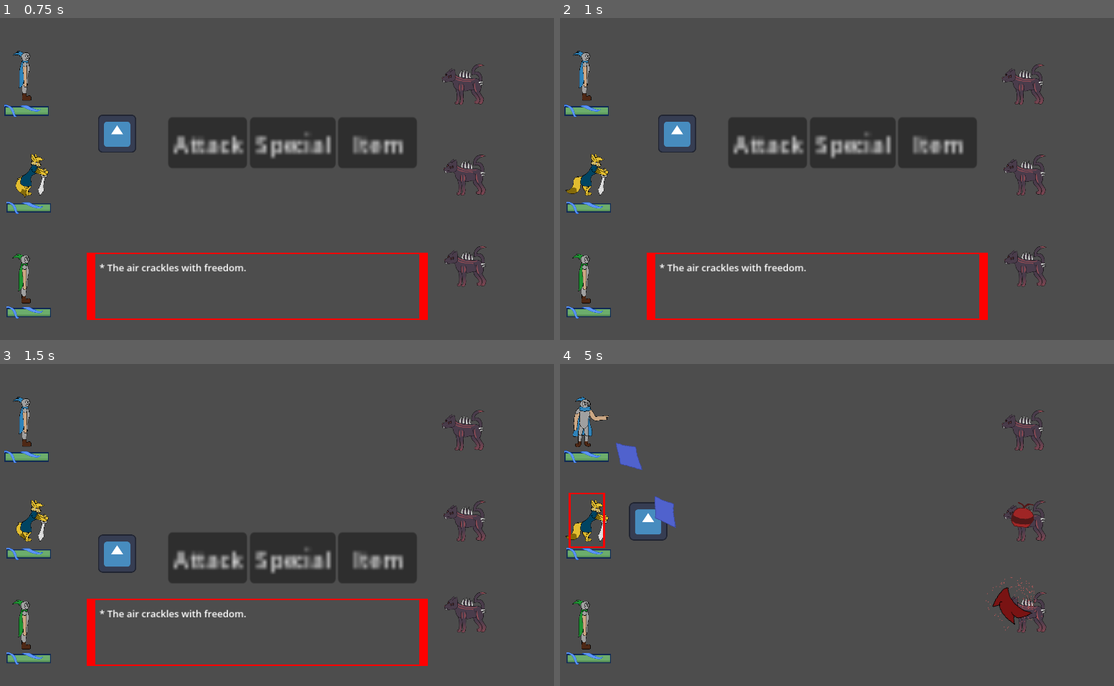
Above: before the commit, frames 1-4 (two rows, left to right).
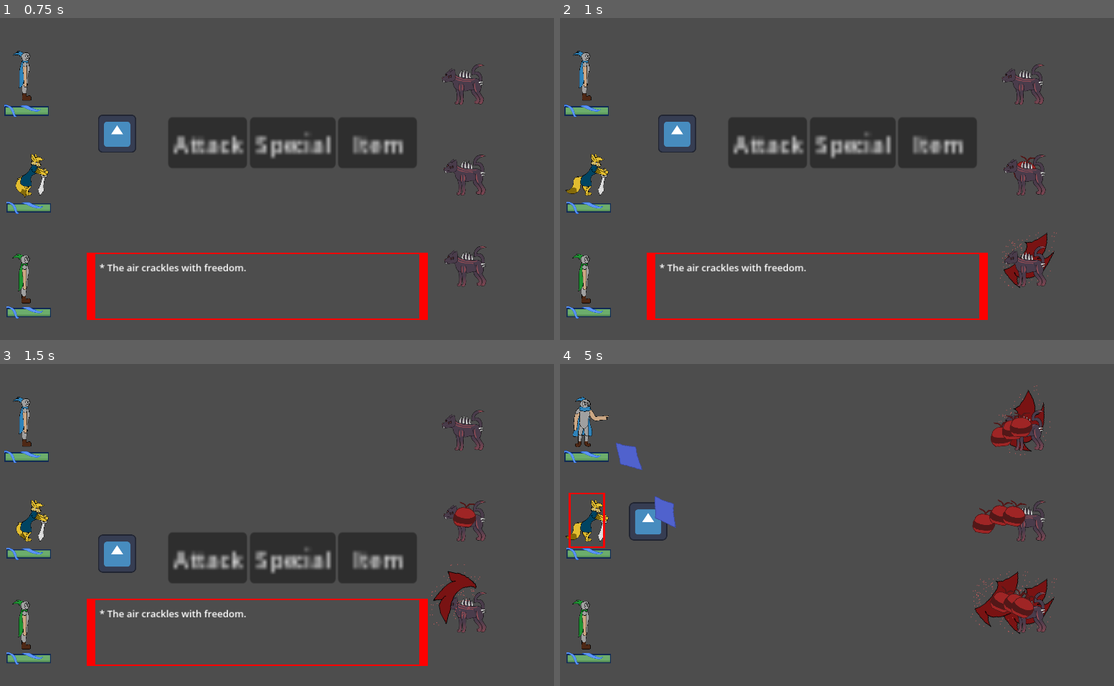
Above: after the commit, the same moments.

Repository: TheWorstGithubUser/fuora--untold-stories-v2
Game: Godot game, scene res://Scenes/Battle/battle.tscn
Same seed, same stepped clock (60 frames per second), same inputs: the game is played once before the commit and once after it. The project has no main scene, so this scene is started directly. The engine's default icon, where the game draws it, is replaced by a stand-in: a white triangle on a blue panel in a dark square.
Inputs (mouse positions are in pixels of both pictures, inside the frame that each line leads up to):
- Up to frame 1 (0.75 s): click "Attack" at 0.5 s
- Up to frame 2 (1 s): no input
- Up to frame 3 (1.5 s): click "Attack" at 1.25 s
- Up to frame 4 (5 s): click "Attack" at 2 s; move the mouse to (953, 508) at 2.77 s; hold Right (ui_right) 2.78-3.53 s; click (953, 508) at 2.92 s; tap Z (ui_select) at 3.02, 3.77 s; move the mouse to (715, 541) at 3.52 s; hold Down (ui_down) 3.53-4.28 s; click (715, 541) at 3.67 s; move the mouse to (886, 454) at 4.27 s; hold Right (ui_right) from 4.28 s (still down); click (886, 454) at 4.42 s

Frame 1 is identical in both runs. In frame 2, 0.4% of the frame differs, in the area x 79-90%, y 42-84%; in frame 3, 0.7%; in frame 4, 2.5%, in the area x 74-90%, y 6-84%.

Commit message:
Failure/Win screens
Implemented Failure and Win Screens

Diff:
--- a/Scenes/Battle/Bullets/bullet_tank.tscn
+++ b/Scenes/Battle/Bullets/bullet_tank.tscn
@@ -58,7 +58,7 @@
 scale = Vector2(1.98887, 2.17139)
 sprite_frames = SubResource("SpriteFrames_fsiyg")
 animation = &"Malhound"
-frame_progress = 0.110905
+frame_progress = 0.887577
 
 [connection signal="body_entered" from="." to="." method="_on_body_entered"]
 [connection signal="area_entered" from="Area2D" to="." method="_on_area_2d_area_entered"]
--- a/Scenes/Battle/battle.tscn
+++ b/Scenes/Battle/battle.tscn
@@ -82,10 +82,12 @@
 [node name="enemy_btl2" parent="Enemies" node_paths=PackedStringArray("abilityDict") groups=["BattleHitbox"] instance=ExtResource("4_ba1v5")]
 position = Vector2(1622, 508)
 abilityDict = NodePath("../enemyAbility_Dict")
+positionID = 1
 
 [node name="enemy_btl3" parent="Enemies" node_paths=PackedStringArray("abilityDict") groups=["BattleHitbox"] instance=ExtResource("4_ba1v5")]
 position = Vector2(1624, 814)
 abilityDict = NodePath("../enemyAbility_Dict")
+positionID = 2
 
 [node name="enemyAbility_Dict" type="Node" parent="Enemies"]
 script = ExtResource("6_ps050")
--- /dev/null
+++ b/Scenes/Demo Scenes/GameOver.tscn
@@ -0,0 +1,84 @@
+[gd_scene load_steps=11 format=3 uid="uid://c6ogepiepo1n8"]
+
+[ext_resource type="Texture2D" uid="uid://gx7mj728ldrm" path="res://Assets/Overworld/Characters/Kota/kota_battle_idle_2_resized1.png" id="1_osfyf"]
+[ext_resource type="Texture2D" uid="uid://dahlgvkvmvshh" path="res://Assets/Overworld/Characters/Kota/kota_battle_idle_2_resized2.png" id="2_xlr5c"]
+[ext_resource type="Texture2D" uid="uid://n4cbjk8alpee" path="res://Assets/Overworld/Characters/Kota/kota_battle_idle_2_resized3.png" id="3_xy3o1"]
+[ext_resource type="Texture2D" uid="uid://csuu626ct2sma" path="res://Assets/Overworld/Characters/Kota/kota_battle_idle_2_resized4.png" id="4_xg4pe"]
+[ext_resource type="Texture2D" uid="uid://5fl0478i3ldw" path="res://Assets/Overworld/Enemies/MalhoundButLikeSmaller.png" id="5_qog48"]
+[ext_resource type="Texture2D" uid="uid://bhxitjfx4m6ki" path="res://Assets/Overworld/Characters/Knight Placeholder/knight_green_think.png" id="6_prrtg"]
+[ext_resource type="Texture2D" uid="uid://dbs0krnyxjmjg" path="res://Assets/Battle/Bullets/Python1.png" id="7_7t0ev"]
+[ext_resource type="AudioStream" uid="uid://dynef2bth8cgi" path="res://Assets/Sound/mus_gameover.ogg" id="8_7uaev"]
+[ext_resource type="Script" path="res://Scenes/Demo Scenes/demoRetryButton.gd" id="9_lkqbt"]
+
+[sub_resource type="SpriteFrames" id="SpriteFrames_jags2"]
+animations = [{
+"frames": [{
+"duration": 1.0,
+"texture": ExtResource("1_osfyf")
+}, {
+"duration": 1.0,
+"texture": ExtResource("2_xlr5c")
+}, {
+"duration": 1.0,
+"texture": ExtResource("3_xy3o1")
+}, {
+"duration": 1.0,
+"texture": ExtResource("4_xg4pe")
+}],
+"loop": true,
+"name": &"default",
+"speed": 5.0
+}]
+
+[node name="Victory" type="Node2D"]
+
+[node name="AnimatedSprite2D" type="AnimatedSprite2D" parent="."]
+position = Vector2(280, 569)
+scale = Vector2(1.92478, 2.06824)
+sprite_frames = SubResource("SpriteFrames_jags2")
+
+[node name="RichTextLabel" type="RichTextLabel" parent="."]
+offset_left = 514.0
+offset_top = 2.0
+offset_right = 670.0
+offset_bottom = 58.0
+scale = Vector2(5.56398, 6.08104)
+text = "	   Battle lost..."
+
+[node name="MalhoundButLikeSmaller" type="Sprite2D" parent="."]
+position = Vector2(1546, 546)
+scale = Vector2(2.06415, 2.06415)
+texture = ExtResource("5_qog48")
+
+[node name="KnightGreenThink" type="Sprite2D" parent="."]
+position = Vector2(529, 856)
+scale = Vector2(2.0522, 2.0522)
+texture = ExtResource("6_prrtg")
+
+[node name="Python1" type="Sprite2D" parent="."]
+position = Vector2(70, 299)
+scale = Vector2(1.79375, 1.79375)
+texture = ExtResource("7_7t0ev")
+
+[node name="AudioStreamPlayer2D" type="AudioStreamPlayer2D" parent="."]
+stream = ExtResource("8_7uaev")
+autoplay = true
+
+[node name="Button" type="Button" parent="."]
+offset_left = 663.0
+offset_top = 161.0
+offset_right = 750.0
+offset_bottom = 192.0
+scale = Vector2(6.47755, 6.06066)
+text = "Try again?"
+script = ExtResource("9_lkqbt")
+
+[node name="AudioListener2D" type="AudioListener2D" parent="."]
+current = true
+
+[node name="AudioStreamPlayer2D" type="AudioStreamPlayer2D" parent="AudioListener2D"]
+stream = ExtResource("8_7uaev")
+autoplay = true
+stream_paused = true
+
+[connection signal="pressed" from="Button" to="Button" method="_on_pressed"]
--- /dev/null
+++ b/Scenes/Demo Scenes/Victory.tscn
@@ -0,0 +1,79 @@
+[gd_scene load_steps=11 format=3 uid="uid://b7betkp6hpe1k"]
+
+[ext_resource type="Texture2D" uid="uid://gx7mj728ldrm" path="res://Assets/Overworld/Characters/Kota/kota_battle_idle_2_resized1.png" id="1_2615q"]
+[ext_resource type="Texture2D" uid="uid://dahlgvkvmvshh" path="res://Assets/Overworld/Characters/Kota/kota_battle_idle_2_resized2.png" id="2_urv75"]
+[ext_resource type="Texture2D" uid="uid://n4cbjk8alpee" path="res://Assets/Overworld/Characters/Kota/kota_battle_idle_2_resized3.png" id="3_ffqci"]
+[ext_resource type="Texture2D" uid="uid://csuu626ct2sma" path="res://Assets/Overworld/Characters/Kota/kota_battle_idle_2_resized4.png" id="4_78mlk"]
+[ext_resource type="Texture2D" uid="uid://5fl0478i3ldw" path="res://Assets/Overworld/Enemies/MalhoundButLikeSmaller.png" id="5_uy0rh"]
+[ext_resource type="Texture2D" uid="uid://bhxitjfx4m6ki" path="res://Assets/Overworld/Characters/Knight Placeholder/knight_green_think.png" id="6_1bg1t"]
+[ext_resource type="Texture2D" uid="uid://dbs0krnyxjmjg" path="res://Assets/Battle/Bullets/Python1.png" id="7_orljw"]
+[ext_resource type="AudioStream" uid="uid://il21n7uepqhk" path="res://Assets/Sound/castle_funk_long.ogg" id="8_yqj8p"]
+[ext_resource type="Script" path="res://Scenes/Demo Scenes/demoRetryButton.gd" id="9_lx85k"]
+
+[sub_resource type="SpriteFrames" id="SpriteFrames_jags2"]
+animations = [{
+"frames": [{
+"duration": 1.0,
+"texture": ExtResource("1_2615q")
+}, {
+"duration": 1.0,
+"texture": ExtResource("2_urv75")
+}, {
+"duration": 1.0,
+"texture": ExtResource("3_ffqci")
+}, {
+"duration": 1.0,
+"texture": ExtResource("4_78mlk")
+}],
+"loop": true,
+"name": &"default",
+"speed": 5.0
+}]
+
+[node name="Victory" type="Node2D"]
+
+[node name="AnimatedSprite2D" type="AnimatedSprite2D" parent="."]
+position = Vector2(280, 569)
+scale = Vector2(1.92478, 2.06824)
+sprite_frames = SubResource("SpriteFrames_jags2")
+
+[node name="RichTextLabel" type="RichTextLabel" parent="."]
+offset_left = 514.0
+offset_top = 2.0
+offset_right = 670.0
+offset_bottom = 58.0
+scale = Vector2(5.56398, 6.08104)
+text = "	   Battle won!
+Thanks for playing!"
+
+[node name="MalhoundButLikeSmaller" type="Sprite2D" parent="."]
+position = Vector2(1546, 546)
+scale = Vector2(2.06415, 2.06415)
+texture = ExtResource("5_uy0rh")
+
+[node name="KnightGreenThink" type="Sprite2D" parent="."]
+position = Vector2(529, 856)
+scale = Vector2(2.0522, 2.0522)
+texture = ExtResource("6_1bg1t")
+
+[node name="Python1" type="Sprite2D" parent="."]
+position = Vector2(70, 299)
+scale = Vector2(1.79375, 1.79375)
+texture = ExtResource("7_orljw")
+
+[node name="Button" type="Button" parent="."]
+offset_left = 652.0
+offset_top = 356.0
+offset_right = 746.0
+offset_bottom = 387.0
+scale = Vector2(6.47755, 6.06066)
+text = "Play again?"
+script = ExtResource("9_lx85k")
+
+[node name="AudioListener2D" type="AudioListener2D" parent="."]
+
+[node name="AudioStreamPlayer2D" type="AudioStreamPlayer2D" parent="AudioListener2D"]
+stream = ExtResource("8_yqj8p")
+autoplay = true
+
+[connection signal="pressed" from="Button" to="Button" method="_on_pressed"]
--- /dev/null
+++ b/Scenes/Demo Scenes/demoRetryButton.gd
@@ -0,0 +1,15 @@
+extends Button
+
+
+# Called when the node enters the scene tree for the first time.
+func _ready() -> void:
+	pass # Replace with function body.
+
+
+# Called every frame. 'delta' is the elapsed time since the previous frame.
+func _process(delta: float) -> void:
+	pass
+
+
+func _on_pressed() -> void:
+	get_tree().change_scene_to_file("res://Scenes/Battle/battle.tscn")
--- a/Scenes/dictionary.tscn
+++ b/Scenes/dictionary.tscn
@@ -192,7 +192,7 @@
 sprite_frames = SubResource("SpriteFrames_1f7wm")
 animation = &"Idle"
 autoplay = "Idle"
-frame_progress = 0.909479
+frame_progress = 0.621378
 
 [node name="Abilities" type="Node" parent="."]
 
--- a/Scripts/Battle/Bullets/bullet_python.gd
+++ b/Scripts/Battle/Bullets/bullet_python.gd
@@ -2,11 +2,11 @@
 
 var segment : String
 var cursorPosition : Vector2
-var speed = 250
+var speed = 750
 var allied = true # constant
 var direction : Vector2
-var health = 1 # Actually just serves as damage to other nodes... oopsie
-var damage = 2
+var health = 999 # Actually just serves as damage to other nodes... oopsie
+var damage = 999
 var head
 var body
 var tail
--- a/Scripts/Battle/Bullets/bullet_wall.gd
+++ b/Scripts/Battle/Bullets/bullet_wall.gd
@@ -18,7 +18,7 @@
 
 func _ready() -> void:
 	direction = find_direction()
-	look_at(target)
+	#look_at(target)
 
 func _physics_process(delta):
 	if(!check_distances(self.position, target, 1) and fadeTime >= 5 and hit_target == false):
--- a/Scripts/Battle/enemy_btl.gd
+++ b/Scripts/Battle/enemy_btl.gd
@@ -14,21 +14,20 @@
 func _ready() -> void:
 	rng.randomize()
 	if(enemyID != -1):
+		EnemyDict.addToParty(enemyID, positionID)
 		var enemy = EnemyDict.getEnemyAt(enemyID)
 		animatedSprite.set_sprite_frames(enemy.animatedSprite)
 		animatedSprite.play("Idle")
-		#abilityDict.abilityTest(self.position)
-		#abilityDict.bullet_rain(Vector2(2300, -150))
-		#abilityDict.bullet_explode(self.position)
 	else:
 		# TODO: This enemies existence should be ignored
 		# It shouldn't take damage, perform its turn, etc
 		pass
 
 @onready var timer = 0
-var cooldown = 4
+var cooldown = 1
 func _process(delta: float) -> void:
 	if(health <= 0):
+		EnemyDict.removeFromParty(positionID)
 		queue_free()
 	timer += delta
 	if(timer >= cooldown):
--- a/Scripts/Battle/player_abil_dict.gd
+++ b/Scripts/Battle/player_abil_dict.gd
@@ -15,21 +15,22 @@
 func _process(delta: float) -> void:
 	pass
 
-func fireAbility(ID : int, origin_position, mouse_position) -> void:
+func fireAbility(ID : int, origin_position, mouse_position, characterID) -> void:
 	# TODO: Make it so the ability used is dependent on the ability in that party members ability slot
 	if(ID == 0):
-		pythonAttack(origin_position)
+		pythonAttack(origin_position, characterID)
 	elif(ID == 1):
-		shieldWall(origin_position, mouse_position)
+		shieldWall(origin_position, mouse_position, characterID)
 	elif(ID == 2):
-		abilityTest(origin_position, mouse_position)
+		abilityTest(origin_position, mouse_position, characterID)
 	elif(ID == 3):
-		abilityTest(origin_position, mouse_position)
+		abilityTest(origin_position, mouse_position, characterID)
 	elif(ID == 4):
-		abilityTest(origin_position, mouse_position)
+		abilityTest(origin_position, mouse_position, characterID)
 # TODO: All bullets will be deleted at the end of a turn so long as they are a child of the Bullets node
 #region abilities
-func abilityTest(origin_position : Vector2, mouse_position : Vector2) -> void:
+func abilityTest(origin_position : Vector2, mouse_position : Vector2, ID : int) -> void:
+	CharacterDict.setCooldown(ID, 5)
 	# Spawn in a few bullets with some variance to their direction and slight timing differences
 	var target = mouse_position
 	var offset = 75
@@ -66,9 +67,12 @@
 	bullet3.speed = speed
 	add_child(bullet3)
 
-func pythonAttack(origin_position : Vector2) -> void:
+func pythonAttack(origin_position : Vector2, ID : int) -> void:
+	# Set cooldown to a bajillion
+	CharacterDict.setCooldown(ID, 999)
 	# Summon Python information node
 	var pythonInformation = pythonInfo.instantiate()
+	pythonInformation.userID = ID
 	add_child(pythonInformation)
 	# Summon Python
 	var pythonHead = python.instantiate()
@@ -88,8 +92,8 @@
 	pythonTail.body = pythonBody
 	pythonInformation.add_child(pythonTail)
 
-
-func shieldWall(origin_position : Vector2, mouse_position : Vector2) -> void:
+func shieldWall(origin_position : Vector2, mouse_position : Vector2, ID : int) -> void:
+	CharacterDict.setCooldown(ID, 5)
 	var shieldWall = shield.instantiate()
 	shieldWall.position = origin_position
 	shieldWall.target = mouse_position
--- a/Scripts/Battle/player_control.gd
+++ b/Scripts/Battle/player_control.gd
@@ -47,9 +47,8 @@
 						if(party1Selection <= 5): # Special 1-4 and basic attack
 							# find the ability, fire it, and reset
 							var abilityID = currentPartyMember.abil_list[party1Selection-1]
-							abil_dict.fireAbility(abilityID, party1Position, cursorPosition)
+							abil_dict.fireAbility(abilityID, party1Position, cursorPosition, currentPartyMember.ID)
 							partyMemberIsAttacking = false
-							currentPartyMember.cooldown = 5 #TODO: Make this vary based on the ability used
 							anim_controller.changeAnimation(currentActiveParty, "Attack")
 							#TODO: Allow for special animations that may vary depending on the ability used
 						elif(party1Selection == 6): # Item
@@ -60,9 +59,8 @@
 						if(party2Selection <= 5): # Special 1-4 and basic attack
 							# find the ability, fire it, and reset
 							var abilityID = currentPartyMember.abil_list[party2Selection-1]
-							abil_dict.fireAbility(abilityID, party2Position, cursorPosition)
+							abil_dict.fireAbility(abilityID, party2Position, cursorPosition, currentPartyMember.ID)
 							partyMemberIsAttacking = false
-							currentPartyMember.cooldown = 5 #TODO: Make this vary based on the ability used
 							anim_controller.changeAnimation(currentActiveParty, "Attack")
 							#TODO: Allow for special animations that may vary depending on the ability used
 						elif(party1Selection == 6): # Item
@@ -73,9 +71,8 @@
 						if(party3Selection <= 5): # Special 1-4 and basic attack
 							# find the ability, fire it, and reset
 							var abilityID = currentPartyMember.abil_list[party3Selection-1]
-							abil_dict.fireAbility(abilityID, party3Position, cursorPosition)
+							abil_dict.fireAbility(abilityID, party3Position, cursorPosition, currentPartyMember.ID)
 							partyMemberIsAttacking = false
-							currentPartyMember.cooldown = 5 #TODO: Make this vary based on the ability used
 							anim_controller.changeAnimation(currentActiveParty, "Attack")
 							#TODO: Allow for special animations that may vary depending on the ability used
 						elif(party1Selection == 6): # Item
--- a/Scripts/Battle/python_parent.gd
+++ b/Scripts/Battle/python_parent.gd
@@ -2,10 +2,12 @@
 
 # Holds Python's information, updated by each segment of Python
 var health = 10
+var userID = -1
 
 func _ready() -> void:
 	pass
 
 func _process(delta: float) -> void:
 	if(health <= 0):
+		CharacterDict.setCooldown(userID, 3)
 		queue_free()
--- a/Scripts/Battle/signal_bus_btl.gd
+++ b/Scripts/Battle/signal_bus_btl.gd
@@ -13,7 +13,6 @@
 		CharacterDict.getCharacterAt(nextMoron).health -= damage # deal damage
 		healthCheck.emit()
 
-
 func _on_party_battle_phase_start() -> void:
 	print("The battle is started")
 	battlePhaseChange.emit()
--- a/Scripts/Global/character_dict.gd
+++ b/Scripts/Global/character_dict.gd
@@ -13,7 +13,7 @@
 	var cooldown = float(0.0)
 
 # Array for finding characters
-var Characters = [0, 0, 0, 0, 0, 0, 0, 0, 0, 0, 0, 0, 0, 0] # idk how to set array lengths
+var Characters = [0, 0, 0, 0, 0, 0, 0, 0, 0, 0, 0, 0, 0, 0] # holds Characters
 var party = [1, 3, 2] # Holds character IDs
 # Default value for party is -1, which means no character is currently using that slot
 
@@ -77,8 +77,17 @@
 	print("Error: Party member not in the party. Selected ID was " + str(ID))
 	return -1
 
+func setCooldown(ID: int, cooldown: float) -> void:
+	getCharacterAt(ID).cooldown = cooldown
+
+var allPartyMembersDefeated = false
 func _process(delta : float) -> void:
+	allPartyMembersDefeated = true
 	for CharacterID in self.party:
 		var character = getCharacterAt(getCharacterInParty(CharacterID-1))
+		if(character.health >= 0):
+			allPartyMembersDefeated = false
 		if(character.cooldown > 0):		# Note for programming: cooldown will only be 0 on frame 1, and then never again
 			character.cooldown -= delta
+	if(allPartyMembersDefeated):
+		get_tree().change_scene_to_file("res://Scenes/Demo Scenes/GameOver.tscn")
--- a/Scripts/Global/enemy_dict.gd
+++ b/Scripts/Global/enemy_dict.gd
@@ -10,6 +10,7 @@
 
 var Enemies = [0, 0, 0, 0, 0, 0, 0, 0, 0, 0, 0] # idk how to size arrays
 var enemyParty = [-1, -1, -1]
+var allEnemiesDefeated = false
 
 func _ready() -> void:
 	#region enemies
@@ -22,7 +23,27 @@
 	#endregion
 
 func _process(delta: float) -> void:
-	pass
+	allEnemiesDefeated = true
+	for enemies in enemyParty:
+		if(enemies != -2):
+			allEnemiesDefeated = false
+	if(allEnemiesDefeated):
+		allEnemiesDefeated = false
+		for enemies in enemyParty:
+			enemyParty[enemies] = -1
+		get_tree().change_scene_to_file("res://Scenes/Demo Scenes/Victory.tscn")
 
 func getEnemyAt(ID : int) -> Enemy:
 	return Enemies[ID]
+
+func removeFromParty(position : int) -> void:
+	if(position >= 3 or position <= -1):
+		print("Invalid enemy member position. Valid inputs are 0, 1, and 2.")
+	else:
+		enemyParty[position] = -2
+
+func addToParty(ID : int, position : int) -> void:
+	if(position >= 3 or position <= -1):
+		print("Invalid enemy member position. Valid inputs are 0, 1, and 2.")
+	else:
+		enemyParty[position] = ID
Binary file removed: Assets/Overworld/Characters/Kota/kota_idle_1.png
Not shown, removed: Assets/Overworld/Characters/Kota/kota_idle_1.png.import
Binary file removed: Assets/Overworld/Characters/Kota/kota_idle_2.png
Not shown, removed: Assets/Overworld/Characters/Kota/kota_idle_2.png.import
Binary file removed: Assets/Overworld/Characters/Kota/kota_idle_4.png
Not shown, removed: Assets/Overworld/Characters/Kota/kota_idle_4.png.import
Not shown, added: Assets/Sound/castle_funk_long.ogg.import
Not shown, added: Assets/Sound/mus_gameover.ogg.import
Not shown, added: Assets/Sound/castle_funk_long.ogg
Not shown, added: Assets/Sound/mus_gameover.ogg
